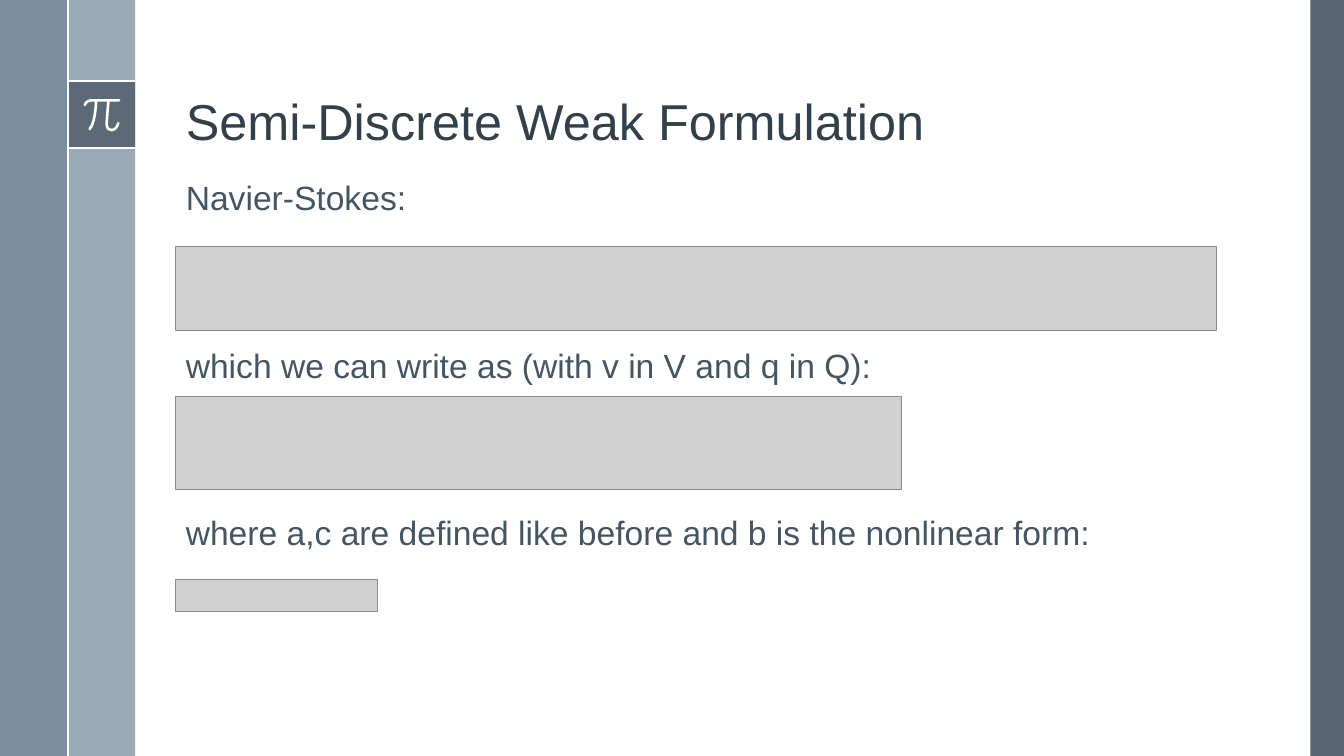
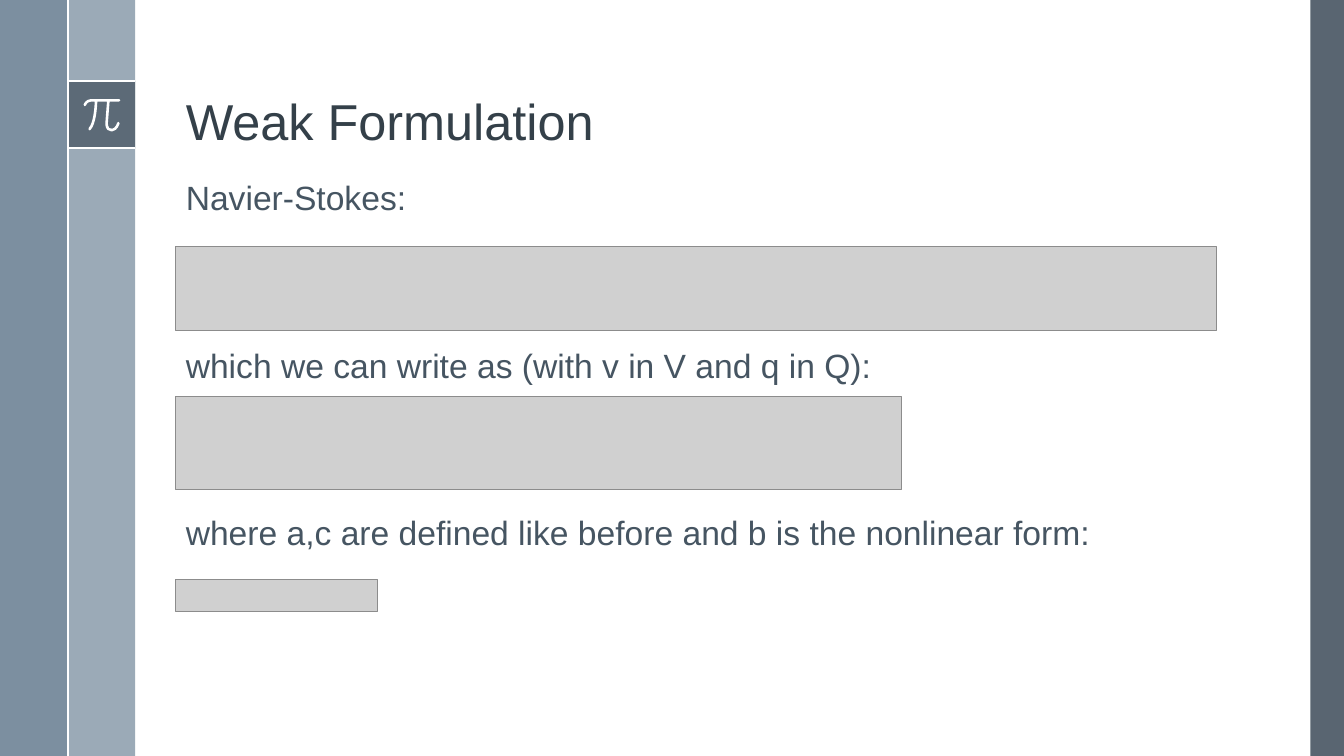
Before and after one commit to simone-fdr/navier-stokes, a slide deck: slide 6 of Presentatione_NMPDE_Navier_Stokes_temp.pptx. Drawn at 1344x756 pixels with LibreOffice and Linux fonts; fonts in the diff are those of the drawing; grey boxes stand for pictures. Boxes give left, top, right and bottom in pixels: in the first picture for what was removed or moved away, otherwise in the second. Text is boxed around its words. In the diff, an @@ line names an element or a change of style, - is before the commit and + after.

```diff
--- a/Presentatione_NMPDE_Navier_Stokes_temp.pptx
+++ b/Presentatione_NMPDE_Navier_Stokes_temp.pptx
@@ title at (186, 103, 594, 141): text changed @@
-Semi-Discrete Weak Formulation
+Weak Formulation
```
Also in this commit, not shown: 9 other slides changed, 4 slides added.
